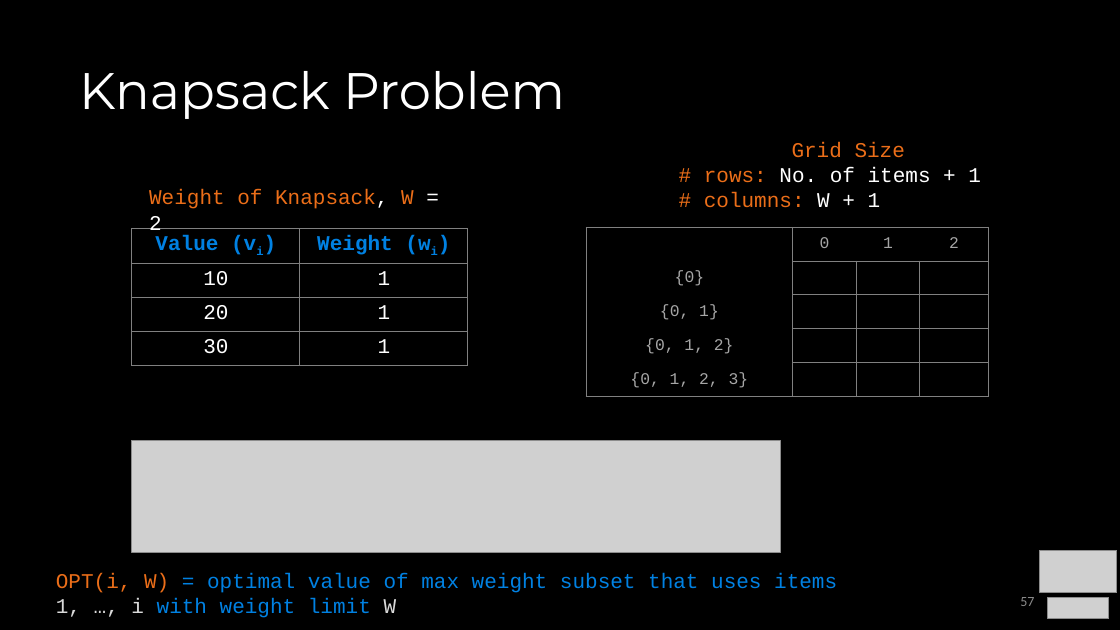
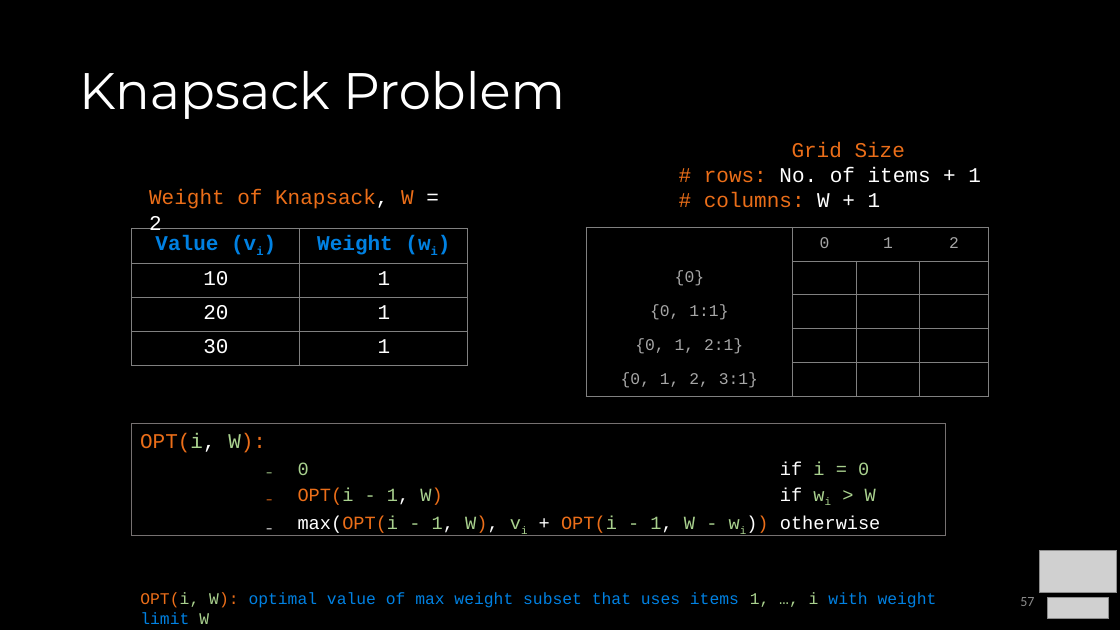
Before and after one commit to COP3530/Instructional-Content, a slide deck: slide 57 of Slides-PPT/9 - Algorithm Paradigms.pptx. Drawn at 1120x630 pixels with LibreOffice and Linux fonts; fonts in the diff are those of the drawing; grey boxes stand for pictures. Boxes give left, top, right and bottom in pixels: in the first picture for what was removed or moved away, otherwise in the second. Text is boxed around its words. In the diff, an @@ line names an element or a change of style, - is before the commit and + after.

```diff
--- a/Slides-PPT/9 - Algorithm Paradigms.pptx
+++ b/Slides-PPT/9 - Algorithm Paradigms.pptx
@@ table at <box>586,228,989,397</box> @@
-row 3, column 1: {0, 1}
+row 3, column 1: {0, 1:1}
-row 4, column 1: {0, 1, 2}
+row 4, column 1: {0, 1, 2:1}
-row 5, column 1: {0, 1, 2, 3}
+row 5, column 1: {0, 1, 2, 3:1}
@@ picture removed at <box>132,440,781,552</box> @@
@@ rectangle added at <box>132,423,946,536</box>, outline #767171 0.75 pt, 16 pt, text #A9D18E @@
+OPT(i, W):
+      ₋ 0 if i = 0
+      ₋ OPT(i - 1, W) if wi > W
+      ₋ max(OPT(i - 1, W), vi + OPT(i - 1, W - wi)) otherwise
@@ text at <box>140,592,937,624</box>: text changed; size 18 to 14 pt @@
-OPT(i, W) = optimal value of max weight subset that uses items 1, …, i with weight limit W
+OPT(i, W): optimal value of max weight subset that uses items 1, …, i with weight limit W
```
Also in this commit, not shown: 10 other slides changed, 1 other file.
